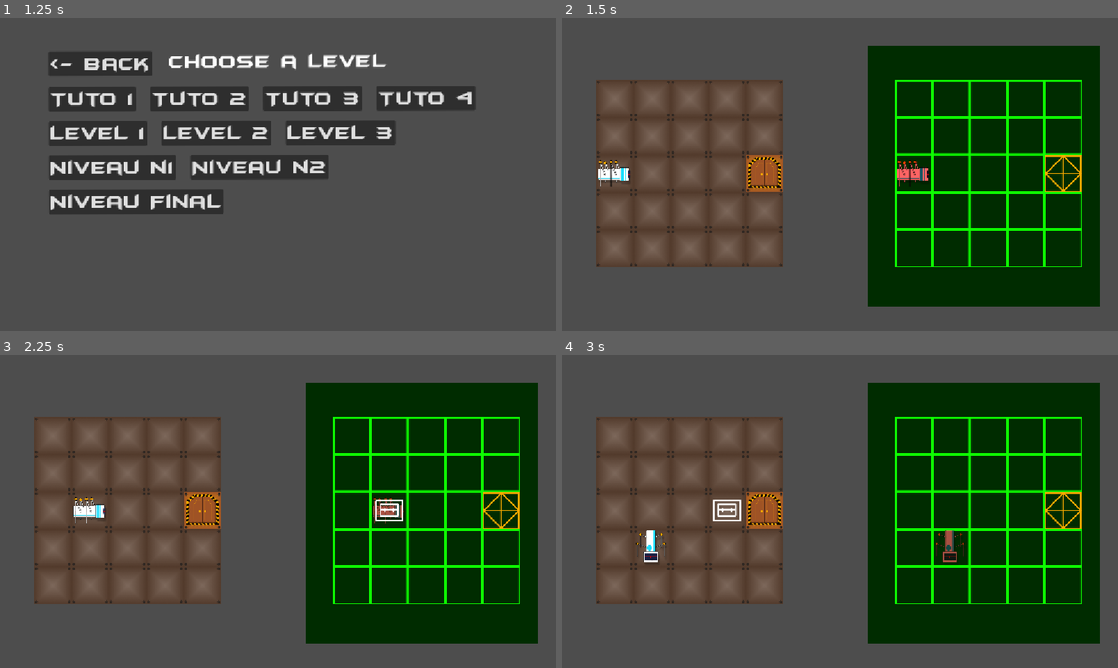
Above: before the commit, frames 1-4 (two rows, left to right).
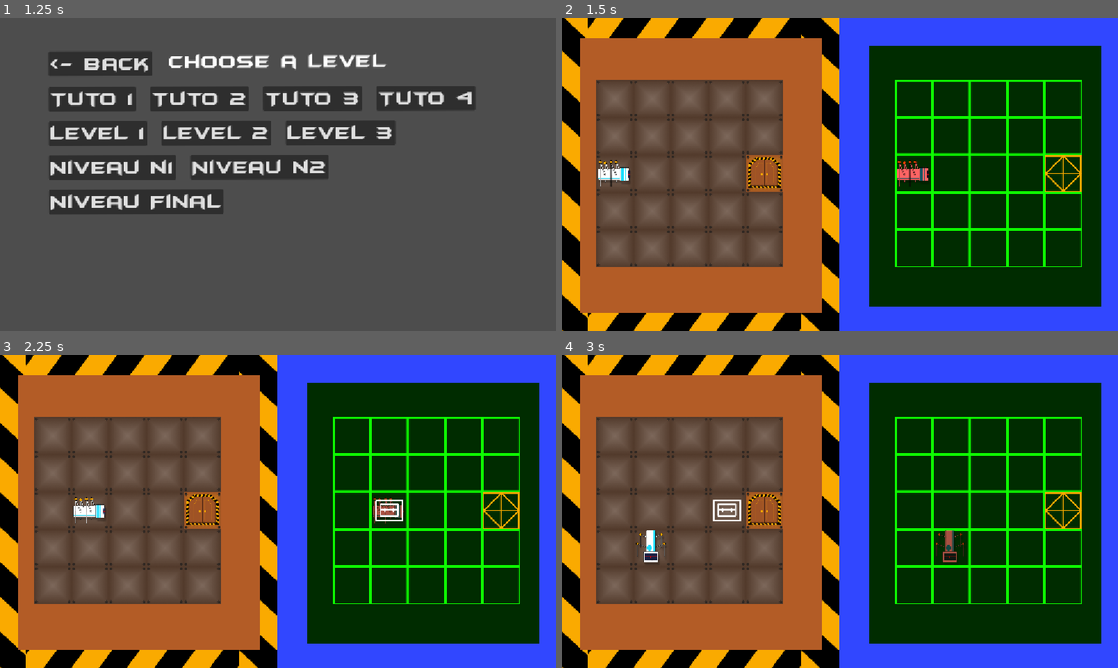
Above: after the commit, the same moments.

Repository: yuesubi/unijam-2026
Game: Godot game, scene res://Scenes/SceneContainers/meta_menu.tscn
Same seed, same stepped clock (60 frames per second), same inputs: the game is played once before the commit and once after it.
Inputs (mouse positions are in pixels of both pictures, inside the frame that each line leads up to):
- Up to frame 1 (1.25 s): click "PLAY" at 0.5 s
- Up to frame 2 (1.5 s): click "Tuto 1" at 1.25 s
- Up to frame 3 (2.25 s): tap Enter (ui_accept) at 2 s; move the mouse to (400, 495) at 2.02 s; hold Right (ui_right) from 2.03 s (still down); click (400, 495) at 2.1 s
- Up to frame 4 (3 s): tap Enter (ui_accept) at 2.27, 2.75 s; move the mouse to (728, 527) at 2.77 s; release Right (ui_right) at 2.78 s; hold Down (ui_down) from 2.78 s (still down); click (728, 527) at 2.85 s

Frame 1 is identical in both runs. In frame 2, 45% of the frame differs, in the area x 0-100%, y 0-100%; in frame 3, 45%; in frame 4, 45%.

Commit message:
decor

Diff:
--- a/into-the-maze/Scenes/Levels/level3.tscn
+++ b/into-the-maze/Scenes/Levels/level3.tscn
@@ -2,6 +2,8 @@
 
 [ext_resource type="PackedScene" uid="uid://c7q4y8ug8og56" path="res://Scenes/level_base.tscn" id="1_pcvc2"]
 [ext_resource type="Texture2D" uid="uid://bfqg6erlao4g6" path="res://Assets/back/Bloc_ Fond_Radar.png" id="2_jwpnw"]
+[ext_resource type="Texture2D" uid="uid://dbxprnpuqfkmo" path="res://Assets/back/Fond_Reel.png" id="3_6cxjt"]
+[ext_resource type="Texture2D" uid="uid://d0yeoxobnfrhg" path="res://Assets/back/Rubalise.png" id="4_qxkdu"]
 
 [node name="level_base" unique_id=402574150 instance=ExtResource("1_pcvc2")]
 
@@ -19,8 +21,8 @@
 zoom = Vector2(0.5, 0.5)
 
 [node name="Sprite2D" parent="level_base2" parent_id_path=PackedInt32Array(402574150) index="4" unique_id=1877904564]
-position = Vector2(727, -242.50002)
-scale = Vector2(12.0625, 2.3984375)
+position = Vector2(727, -250.50002)
+scale = Vector2(12.0625, 2.2734375)
 
 [node name="Sprite2D3" type="Sprite2D" parent="level_base2" parent_id_path=PackedInt32Array(402574150) index="5" unique_id=2047564896]
 z_index = -50
@@ -35,13 +37,68 @@
 texture = ExtResource("2_jwpnw")
 
 [node name="fondNormal" parent="level_base2" parent_id_path=PackedInt32Array(402574150) index="7" unique_id=605897269]
-position = Vector2(-1607.9999, 127.99999)
+position = Vector2(32.125088, 191)
+scale = Vector2(0.84150004, 0.3426062)
 
-[node name="blueBack" parent="level_base2" parent_id_path=PackedInt32Array(402574150) index="8" unique_id=658004868]
-position = Vector2(-1444, 111)
+[node name="fondNormal2" type="Sprite2D" parent="level_base2" parent_id_path=PackedInt32Array(402574150) index="8" unique_id=872357483]
+z_index = -50
+position = Vector2(-341.5, 210.50002)
+scale = Vector2(0.35133338, 0.8572475)
+texture = ExtResource("3_6cxjt")
 
-[node name="tvbutton" parent="level_base2" parent_id_path=PackedInt32Array(402574150) index="9" unique_id=683474113]
+[node name="blueBack" parent="level_base2" parent_id_path=PackedInt32Array(402574150) index="9" unique_id=658004868]
+position = Vector2(842.5, 238.5)
+scale = Vector2(1.945, 1.443)
+
+[node name="tvbutton" parent="level_base2" parent_id_path=PackedInt32Array(402574150) index="10" unique_id=683474113]
 position = Vector2(-1070, -13)
 
-[node name="rubalise" parent="level_base2" parent_id_path=PackedInt32Array(402574150) index="10" unique_id=1447633655]
-position = Vector2(-1274, 154)
+[node name="rubalise" parent="level_base2" parent_id_path=PackedInt32Array(402574150) index="11" unique_id=1447633655]
+position = Vector2(-392, -389)
+scale = Vector2(1, 1.390625)
+
+[node name="rubalise2" type="Sprite2D" parent="level_base2" parent_id_path=PackedInt32Array(402574150) index="12" unique_id=1515436114]
+z_index = -100
+position = Vector2(-398, 816)
+scale = Vector2(1, 1.34375)
+texture = ExtResource("4_qxkdu")
+
+[node name="rubalise5" type="Sprite2D" parent="level_base2" parent_id_path=PackedInt32Array(402574150) index="13" unique_id=2079830765]
+z_index = -100
+position = Vector2(-617, 214.74078)
+rotation = 1.5707964
+scale = Vector2(1.6914352, 1)
+texture = ExtResource("4_qxkdu")
+
+[node name="rubalise7" type="Sprite2D" parent="level_base2" parent_id_path=PackedInt32Array(402574150) index="14" unique_id=1717388661]
+z_index = -100
+position = Vector2(-112.16943, -83.72099)
+rotation = 1.5707964
+scale = Vector2(1.2795165, 0.7057724)
+texture = ExtResource("4_qxkdu")
+
+[node name="rubalise8" type="Sprite2D" parent="level_base2" parent_id_path=PackedInt32Array(402574150) index="15" unique_id=816638876]
+z_index = -100
+position = Vector2(-109, 507)
+rotation = 1.5707964
+scale = Vector2(1.2795165, 0.7057724)
+texture = ExtResource("4_qxkdu")
+
+[node name="rubalise6" type="Sprite2D" parent="level_base2" parent_id_path=PackedInt32Array(402574150) index="16" unique_id=1212788086]
+z_index = -100
+position = Vector2(623, 189.56924)
+rotation = 1.5707964
+scale = Vector2(0.81855965, 1)
+texture = ExtResource("4_qxkdu")
+
+[node name="rubalise3" type="Sprite2D" parent="level_base2" parent_id_path=PackedInt32Array(402574150) index="17" unique_id=645166241]
+z_index = -100
+position = Vector2(277, 389)
+scale = Vector2(1.196875, 1)
+texture = ExtResource("4_qxkdu")
+
+[node name="rubalise4" type="Sprite2D" parent="level_base2" parent_id_path=PackedInt32Array(402574150) index="18" unique_id=1708623198]
+z_index = -100
+position = Vector2(274.00003, -10)
+scale = Vector2(1.196875, 1)
+texture = ExtResource("4_qxkdu")
--- a/into-the-maze/Scenes/Levels/levelButton.tscn
+++ b/into-the-maze/Scenes/Levels/levelButton.tscn
@@ -1,6 +1,7 @@
 [gd_scene format=4 uid="uid://w6hr7owdioep"]
 
 [ext_resource type="PackedScene" uid="uid://c7q4y8ug8og56" path="res://Scenes/level_base.tscn" id="1_d5qmi"]
+[ext_resource type="Texture2D" uid="uid://d0yeoxobnfrhg" path="res://Assets/back/Rubalise.png" id="2_fy0t5"]
 [ext_resource type="PackedScene" uid="uid://ba8tmddrsgu8t" path="res://Scenes/button/bomb_wall.tscn" id="2_spw4c"]
 [ext_resource type="PackedScene" uid="uid://k853sanxs4hq" path="res://Scenes/button/button.tscn" id="3_oyjem"]
 [ext_resource type="PackedScene" uid="uid://dmwjnrum55mpr" path="res://Scenes/button/radar_bomb_wall.tscn" id="5_fy0t5"]
@@ -26,13 +27,36 @@
 scale = Vector2(7.5078125, 8.2421875)
 
 [node name="fondNormal" parent="level_base2" parent_id_path=PackedInt32Array(402574150) index="5" unique_id=605897269]
-position = Vector2(-1194.9999, 475.99997)
+position = Vector2(193.25003, 325.50003)
+scale = Vector2(0.635, 0.7737921)
 
 [node name="blueBack" parent="level_base2" parent_id_path=PackedInt32Array(402574150) index="6" unique_id=658004868]
-position = Vector2(-1554, 572)
+position = Vector2(1268, 334)
+scale = Vector2(1.23, 1.276)
 
 [node name="rubalise" parent="level_base2" parent_id_path=PackedInt32Array(402574150) index="8" unique_id=1447633655]
-position = Vector2(-1011, 288)
+position = Vector2(141.5, -202.5)
+scale = Vector2(1.7453125, 1.1640625)
+
+[node name="rubalise2" type="Sprite2D" parent="level_base2" parent_id_path=PackedInt32Array(402574150) index="9" unique_id=300330827]
+z_index = -100
+position = Vector2(156.50005, 881)
+scale = Vector2(1.6984377, 1.390625)
+texture = ExtResource("2_fy0t5")
+
+[node name="rubalise3" type="Sprite2D" parent="level_base2" parent_id_path=PackedInt32Array(402574150) index="10" unique_id=1847991346]
+z_index = -100
+position = Vector2(-328, 325.40482)
+rotation = 1.5707964
+scale = Vector2(1.659276, 1.390625)
+texture = ExtResource("2_fy0t5")
+
+[node name="rubalise4" type="Sprite2D" parent="level_base2" parent_id_path=PackedInt32Array(402574150) index="11" unique_id=158151072]
+z_index = -100
+position = Vector2(612, 337.75925)
+rotation = 1.5707964
+scale = Vector2(2.1161628, 1.390625)
+texture = ExtResource("2_fy0t5")
 
 [node name="explWallLeft" parent="." index="1" unique_id=625301696 instance=ExtResource("2_spw4c")]
 position = Vector2(1, 125)
--- a/into-the-maze/Scenes/Levels/niveau n1.tscn
+++ b/into-the-maze/Scenes/Levels/niveau n1.tscn
@@ -2,6 +2,7 @@
 
 [ext_resource type="PackedScene" uid="uid://c7q4y8ug8og56" path="res://Scenes/level_base.tscn" id="1_7h03e"]
 [ext_resource type="Script" uid="uid://cfwf7yp3vvev6" path="res://Scripts/specific_scripts/n1_level.gd" id="2_mkfyw"]
+[ext_resource type="Texture2D" uid="uid://d0yeoxobnfrhg" path="res://Assets/back/Rubalise.png" id="3_2xv4o"]
 
 [node name="level_base2" unique_id=402574150 instance=ExtResource("1_7h03e")]
 
@@ -25,13 +26,36 @@
 scale = Vector2(13.734375, 3.828125)
 
 [node name="fondNormal" parent="level_base2" index="5" unique_id=605897269]
-position = Vector2(-1522.9999, 65.99999)
+position = Vector2(601.49994, -332.5)
+scale = Vector2(1.1713333, 0.3199122)
 
 [node name="blueBack" parent="level_base2" index="6" unique_id=658004868]
-position = Vector2(-2099, 138)
+position = Vector2(623, 124.5)
+scale = Vector2(2.108, 0.931)
 
 [node name="tvbutton" parent="level_base2" index="7" unique_id=683474113]
 position = Vector2(-680, 0)
 
 [node name="rubalise" parent="level_base2" index="8" unique_id=1447633655]
-position = Vector2(-1512, 166)
+position = Vector2(599.00006, -158.5)
+scale = Vector2(3.034375, 0.94531244)
+
+[node name="rubalise2" type="Sprite2D" parent="level_base2" index="9" unique_id=1088727906]
+z_index = -100
+position = Vector2(613.00006, -559)
+scale = Vector2(3.034375, 1)
+texture = ExtResource("3_2xv4o")
+
+[node name="rubalise3" type="Sprite2D" parent="level_base2" index="10" unique_id=1182637204]
+z_index = -100
+position = Vector2(-318.99994, -634.5433)
+rotation = 1.5707964
+scale = Vector2(1.6534659, 1)
+texture = ExtResource("3_2xv4o")
+
+[node name="rubalise4" type="Sprite2D" parent="level_base2" index="11" unique_id=2121127143]
+z_index = -100
+position = Vector2(1521, -635.00006)
+rotation = 1.5707964
+scale = Vector2(1.6534659, 1)
+texture = ExtResource("3_2xv4o")
--- a/into-the-maze/Scenes/Levels/niveau n2.tscn
+++ b/into-the-maze/Scenes/Levels/niveau n2.tscn
@@ -1,6 +1,7 @@
 [gd_scene format=4 uid="uid://bdbxv7yl8xooy"]
 
 [ext_resource type="PackedScene" uid="uid://c7q4y8ug8og56" path="res://Scenes/level_base.tscn" id="1_l8cds"]
+[ext_resource type="Texture2D" uid="uid://d0yeoxobnfrhg" path="res://Assets/back/Rubalise.png" id="2_h1ril"]
 [ext_resource type="PackedScene" uid="uid://k853sanxs4hq" path="res://Scenes/button/button.tscn" id="2_odnog"]
 [ext_resource type="PackedScene" uid="uid://ba8tmddrsgu8t" path="res://Scenes/button/bomb_wall.tscn" id="3_h1ril"]
 [ext_resource type="PackedScene" uid="uid://c5ei7li4risa4" path="res://Scenes/button/radar_button.tscn" id="4_opbea"]
@@ -26,16 +27,39 @@
 scale = Vector2(8.0625, 8.6796875)
 
 [node name="fondNormal" parent="level_base2" parent_id_path=PackedInt32Array(402574150) index="5" unique_id=605897269]
-position = Vector2(-1371.9999, 20.999998)
+position = Vector2(462.24988, 199)
+scale = Vector2(0.67899984, 0.85065883)
 
 [node name="blueBack" parent="level_base2" parent_id_path=PackedInt32Array(402574150) index="6" unique_id=658004868]
-position = Vector2(-1906, 62)
+position = Vector2(1641, 204)
+scale = Vector2(1.556, 1.506)
 
 [node name="tvbutton" parent="level_base2" parent_id_path=PackedInt32Array(402574150) index="7" unique_id=683474113]
 position = Vector2(-746, -59)
 
 [node name="rubalise" parent="level_base2" parent_id_path=PackedInt32Array(402574150) index="8" unique_id=1447633655]
-position = Vector2(-1219, 62)
+position = Vector2(417, -412)
+scale = Vector2(1.74375, 1)
+
+[node name="rubalise2" type="Sprite2D" parent="level_base2" parent_id_path=PackedInt32Array(402574150) index="9" unique_id=1639583769]
+z_index = -100
+position = Vector2(418.00003, 801)
+scale = Vector2(1.74375, 1)
+texture = ExtResource("2_h1ril")
+
+[node name="rubalise3" type="Sprite2D" parent="level_base2" parent_id_path=PackedInt32Array(402574150) index="10" unique_id=1062827910]
+z_index = -100
+position = Vector2(-78.99999, 197.2659)
+rotation = 1.5707964
+scale = Vector2(2.142919, 1)
+texture = ExtResource("2_h1ril")
+
+[node name="rubalise4" type="Sprite2D" parent="level_base2" parent_id_path=PackedInt32Array(402574150) index="11" unique_id=1990416044]
+z_index = -100
+position = Vector2(964, 203.99998)
+rotation = 1.5707964
+scale = Vector2(2.142919, 1)
+texture = ExtResource("2_h1ril")
 
 [node name="b11" parent="." index="1" unique_id=899705201 node_paths=PackedStringArray("linked_walls") instance=ExtResource("2_odnog")]
 position = Vector2(124, 510)
--- a/into-the-maze/Scenes/Levels/tuto1.tscn
+++ b/into-the-maze/Scenes/Levels/tuto1.tscn
@@ -3,6 +3,7 @@
 [ext_resource type="PackedScene" uid="uid://c7q4y8ug8og56" path="res://Scenes/level_base.tscn" id="1_h58pp"]
 [ext_resource type="Script" uid="uid://c0kfivfasv5st" path="res://Scripts/specific_scripts/tuto1.gd" id="2_woog6"]
 [ext_resource type="Texture2D" uid="uid://cf2lsp2od0ra7" path="res://Assets/spider/Spider_Right.png" id="3_kr1xj"]
+[ext_resource type="Texture2D" uid="uid://d0yeoxobnfrhg" path="res://Assets/back/Rubalise.png" id="4_8gwsv"]
 
 [node name="level_base" unique_id=402574150 instance=ExtResource("1_h58pp")]
 
@@ -25,17 +26,40 @@
 position = Vector2(835, 195)
 
 [node name="Sprite2D" parent="level_base2" parent_id_path=PackedInt32Array(402574150) index="4" unique_id=1877904564]
-position = Vector2(1327, 201.5)
+position = Vector2(1333, 201.5)
 scale = Vector2(6.203125, 6.9609375)
 
 [node name="fondNormal" parent="level_base2" parent_id_path=PackedInt32Array(402574150) index="5" unique_id=605897269]
-position = Vector2(-1419.9999, 135.99998)
+position = Vector2(357.75, 198.5)
+scale = Vector2(0.553, 0.6874085)
 
 [node name="blueBack" parent="level_base2" parent_id_path=PackedInt32Array(402574150) index="6" unique_id=658004868]
-position = Vector2(-1705, 219)
+position = Vector2(1316, 225.5)
+scale = Vector2(1.216, 1.271)
 
 [node name="tvbutton" parent="level_base2" parent_id_path=PackedInt32Array(402574150) index="7" unique_id=683474113]
 position = Vector2(-1061, 182)
 
 [node name="rubalise" parent="level_base2" parent_id_path=PackedInt32Array(402574150) index="8" unique_id=1447633655]
-position = Vector2(-1400, 217)
+position = Vector2(303, -302)
+scale = Vector2(1.48125, 1)
+
+[node name="rubalise2" type="Sprite2D" parent="level_base2" parent_id_path=PackedInt32Array(402574150) index="9" unique_id=1393063400]
+z_index = -100
+position = Vector2(302, 686)
+scale = Vector2(1.48125, 1)
+texture = ExtResource("4_8gwsv")
+
+[node name="rubalise3" type="Sprite2D" parent="level_base2" parent_id_path=PackedInt32Array(402574150) index="10" unique_id=1140834320]
+z_index = -100
+position = Vector2(-93, 210.89246)
+rotation = 1.5707964
+scale = Vector2(1.8617711, 1)
+texture = ExtResource("4_8gwsv")
+
+[node name="rubalise4" type="Sprite2D" parent="level_base2" parent_id_path=PackedInt32Array(402574150) index="11" unique_id=1774611451]
+z_index = -100
+position = Vector2(766, 193.00002)
+rotation = 1.5707964
+scale = Vector2(1.8617711, 1)
+texture = ExtResource("4_8gwsv")
--- a/into-the-maze/Scenes/Levels/tuto2.tscn
+++ b/into-the-maze/Scenes/Levels/tuto2.tscn
@@ -3,6 +3,7 @@
 [ext_resource type="PackedScene" uid="uid://c7q4y8ug8og56" path="res://Scenes/level_base.tscn" id="1_aw7et"]
 [ext_resource type="Script" uid="uid://denqj84502rhx" path="res://Scripts/specific_scripts/tuto2.gd" id="2_pe867"]
 [ext_resource type="Texture2D" uid="uid://cf2lsp2od0ra7" path="res://Assets/spider/Spider_Right.png" id="3_5tv75"]
+[ext_resource type="Texture2D" uid="uid://d0yeoxobnfrhg" path="res://Assets/back/Rubalise.png" id="4_t41lh"]
 
 [node name="level_base2" unique_id=402574150 instance=ExtResource("1_aw7et")]
 
@@ -29,13 +30,36 @@
 scale = Vector2(13.4375, 2.859375)
 
 [node name="fondNormal" parent="level_base2" parent_id_path=PackedInt32Array(402574150) index="5" unique_id=605897269]
-position = Vector2(-1741.9999, -225.99998)
+position = Vector2(689.7498, 638.50006)
+scale = Vector2(1.1390002, 0.30819917)
 
 [node name="blueBack" parent="level_base2" parent_id_path=PackedInt32Array(402574150) index="6" unique_id=658004868]
-position = Vector2(-1262, -230)
+position = Vector2(745.5, 71)
+scale = Vector2(2.199, 1)
 
 [node name="tvbutton" parent="level_base2" parent_id_path=PackedInt32Array(402574150) index="7" unique_id=683474113]
-position = Vector2(-760, -71)
+position = Vector2(-864, -54)
 
 [node name="rubalise" parent="level_base2" parent_id_path=PackedInt32Array(402574150) index="8" unique_id=1447633655]
-position = Vector2(-1621, -84)
+position = Vector2(735, 893)
+scale = Vector2(3.153125, 1)
+
+[node name="rubalise2" type="Sprite2D" parent="level_base2" parent_id_path=PackedInt32Array(402574150) index="9" unique_id=1603446420]
+z_index = -100
+position = Vector2(701.99994, 442)
+scale = Vector2(3.153125, 1)
+texture = ExtResource("4_t41lh")
+
+[node name="rubalise3" type="Sprite2D" parent="level_base2" parent_id_path=PackedInt32Array(402574150) index="10" unique_id=1635987495]
+z_index = -100
+position = Vector2(-200, 868)
+rotation = 1.5707964
+scale = Vector2(1.5474946, 1)
+texture = ExtResource("4_t41lh")
+
+[node name="rubalise4" type="Sprite2D" parent="level_base2" parent_id_path=PackedInt32Array(402574150) index="11" unique_id=1065686372]
+z_index = -100
+position = Vector2(1604.709, 872)
+rotation = 1.5707964
+scale = Vector2(1.5474946, 1.2610779)
+texture = ExtResource("4_t41lh")
--- a/into-the-maze/Scenes/Levels/tuto3.tscn
+++ b/into-the-maze/Scenes/Levels/tuto3.tscn
@@ -3,6 +3,7 @@
 [ext_resource type="PackedScene" uid="uid://c7q4y8ug8og56" path="res://Scenes/level_base.tscn" id="1_rgcfj"]
 [ext_resource type="Script" uid="uid://chf7pu6xcm8sc" path="res://Scripts/specific_scripts/tuto3.gd" id="2_wahho"]
 [ext_resource type="Texture2D" uid="uid://cf2lsp2od0ra7" path="res://Assets/spider/Spider_Right.png" id="3_r8ab7"]
+[ext_resource type="Texture2D" uid="uid://d0yeoxobnfrhg" path="res://Assets/back/Rubalise.png" id="4_i6ymq"]
 
 [node name="level_base2" unique_id=402574150 instance=ExtResource("1_rgcfj")]
 
@@ -29,13 +30,36 @@
 scale = Vector2(13.484375, 3.1562498)
 
 [node name="fondNormal" parent="level_base2" parent_id_path=PackedInt32Array(402574150) index="5" unique_id=605897269]
-position = Vector2(-1108.9999, 273.99997)
+position = Vector2(695.2498, 655)
+scale = Vector2(1.1823334, 0.3001464)
 
 [node name="blueBack" parent="level_base2" parent_id_path=PackedInt32Array(402574150) index="6" unique_id=658004868]
-position = Vector2(-796, 305)
+position = Vector2(654.5, 166)
+scale = Vector2(2.253, 1)
 
 [node name="tvbutton" parent="level_base2" parent_id_path=PackedInt32Array(402574150) index="7" unique_id=683474113]
 position = Vector2(-648, 60)
 
 [node name="rubalise" parent="level_base2" parent_id_path=PackedInt32Array(402574150) index="8" unique_id=1447633655]
-position = Vector2(-739, 291)
+position = Vector2(717, 899)
+scale = Vector2(3.14375, 1)
+
+[node name="rubalise2" type="Sprite2D" parent="level_base2" parent_id_path=PackedInt32Array(402574150) index="9" unique_id=2144496574]
+z_index = -100
+position = Vector2(719.99994, 454)
+scale = Vector2(3.14375, 1)
+texture = ExtResource("4_i6ymq")
+
+[node name="rubalise3" type="Sprite2D" parent="level_base2" parent_id_path=PackedInt32Array(402574150) index="10" unique_id=815250168]
+z_index = -100
+position = Vector2(-227, 1017)
+rotation = 1.5707964
+scale = Vector2(1.9445491, 1)
+texture = ExtResource("4_i6ymq")
+
+[node name="rubalise4" type="Sprite2D" parent="level_base2" parent_id_path=PackedInt32Array(402574150) index="11" unique_id=1888701955]
+z_index = -100
+position = Vector2(1619, 1017)
+rotation = 1.5707964
+scale = Vector2(1.9445491, 1)
+texture = ExtResource("4_i6ymq")
--- a/into-the-maze/Scenes/Levels/tuto4.tscn
+++ b/into-the-maze/Scenes/Levels/tuto4.tscn
@@ -1,6 +1,7 @@
 [gd_scene format=4 uid="uid://1n4hngw6cdo4"]
 
 [ext_resource type="PackedScene" uid="uid://c7q4y8ug8og56" path="res://Scenes/level_base.tscn" id="1_6nhxk"]
+[ext_resource type="Texture2D" uid="uid://d0yeoxobnfrhg" path="res://Assets/back/Rubalise.png" id="2_ka8ex"]
 
 [node name="level_base" unique_id=402574150 instance=ExtResource("1_6nhxk")]
 
@@ -19,13 +20,33 @@
 scale = Vector2(5.84375, 5.3046875)
 
 [node name="fondNormal" parent="level_base2" parent_id_path=PackedInt32Array(402574150) index="5" unique_id=605897269]
-position = Vector2(-1192.9999, 379.99997)
+position = Vector2(93.500046, 331)
+scale = Vector2(0.346, 0.5344071)
 
 [node name="blueBack" parent="level_base2" parent_id_path=PackedInt32Array(402574150) index="6" unique_id=658004868]
-position = Vector2(-872, 236)
+position = Vector2(840, 320)
 
 [node name="tvbutton" parent="level_base2" parent_id_path=PackedInt32Array(402574150) index="7" unique_id=683474113]
 position = Vector2(-625, 125)
 
 [node name="rubalise" parent="level_base2" parent_id_path=PackedInt32Array(402574150) index="8" unique_id=1447633655]
-position = Vector2(-705, 186)
+position = Vector2(37, -50)
+
+[node name="rubalise2" type="Sprite2D" parent="level_base2" parent_id_path=PackedInt32Array(402574150) index="9" unique_id=1812183989]
+z_index = -100
+position = Vector2(32, 705)
+texture = ExtResource("2_ka8ex")
+
+[node name="rubalise3" type="Sprite2D" parent="level_base2" parent_id_path=PackedInt32Array(402574150) index="10" unique_id=2133876644]
+z_index = -100
+position = Vector2(-212, 319.359)
+rotation = 1.5707964
+scale = Vector2(1.441747, 1)
+texture = ExtResource("2_ka8ex")
+
+[node name="rubalise4" type="Sprite2D" parent="level_base2" parent_id_path=PackedInt32Array(402574150) index="11" unique_id=1181761734]
+z_index = -100
+position = Vector2(327, 345)
+rotation = 1.5707964
+scale = Vector2(1.441747, 1)
+texture = ExtResource("2_ka8ex")
